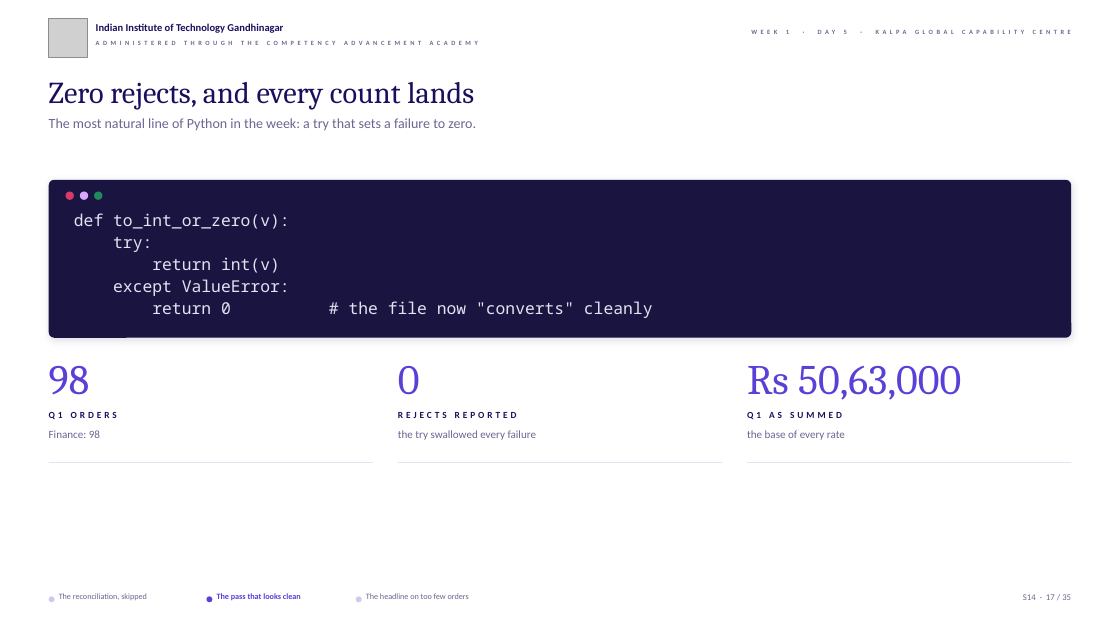
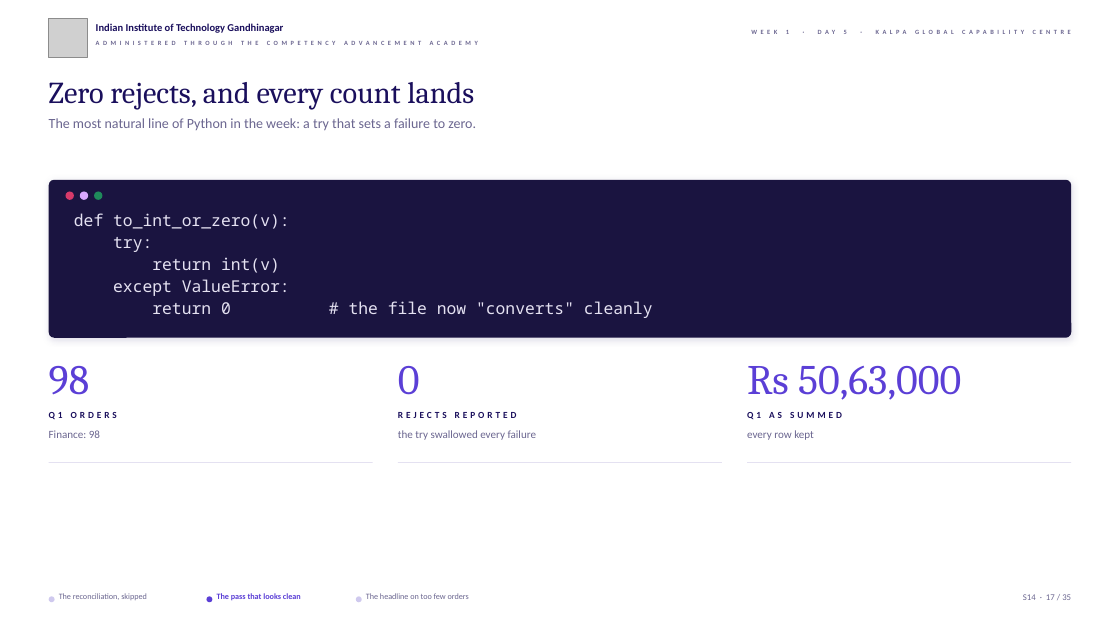
Before and after one commit to fde-academy-lab/c2-content-factory, a slide deck: slide 17 of content/W01/D5/slides/C2_W01_D05_debrief_STUDENT.pptx. Drawn at 1120x630 pixels with LibreOffice and Linux fonts; fonts in the diff are those of the drawing; grey boxes stand for pictures; background and template pictures are left out. Boxes give left, top, right and bottom in pixels: in the first picture for what was removed or moved away, otherwise in the second. Text is boxed around its words. In the diff, an @@ line names an element or a change of style, - is before the commit and + after.

```diff
--- a/content/W01/D5/slides/C2_W01_D05_debrief_STUDENT.pptx
+++ b/content/W01/D5/slides/C2_W01_D05_debrief_STUDENT.pptx
@@ text at (x1=747, y1=430, x2=814, y2=440): text changed @@
-the base of every rate
+every row kept
```
Also in this commit, not shown: 5 other slides changed, 14 other files.
